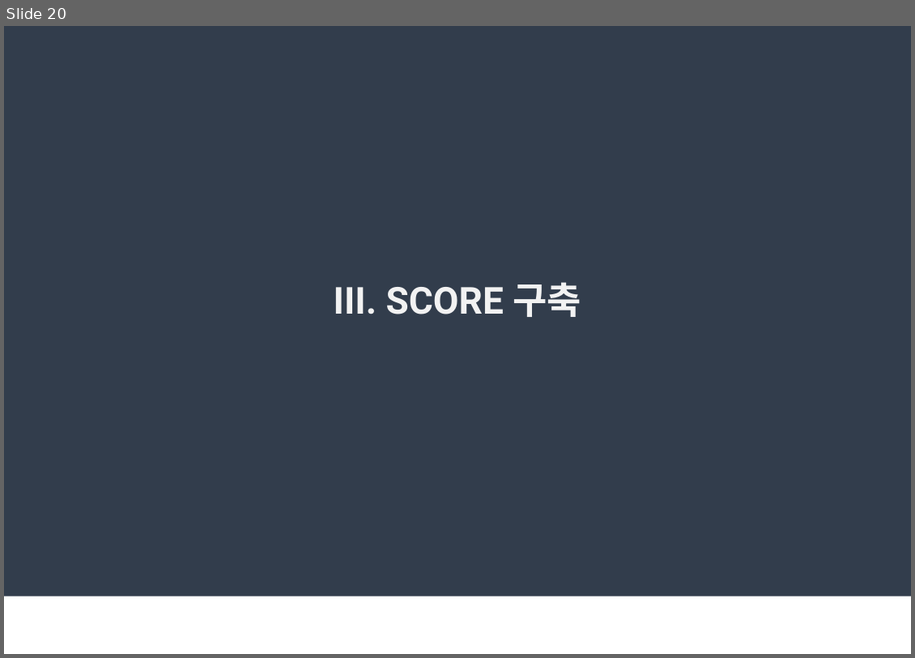
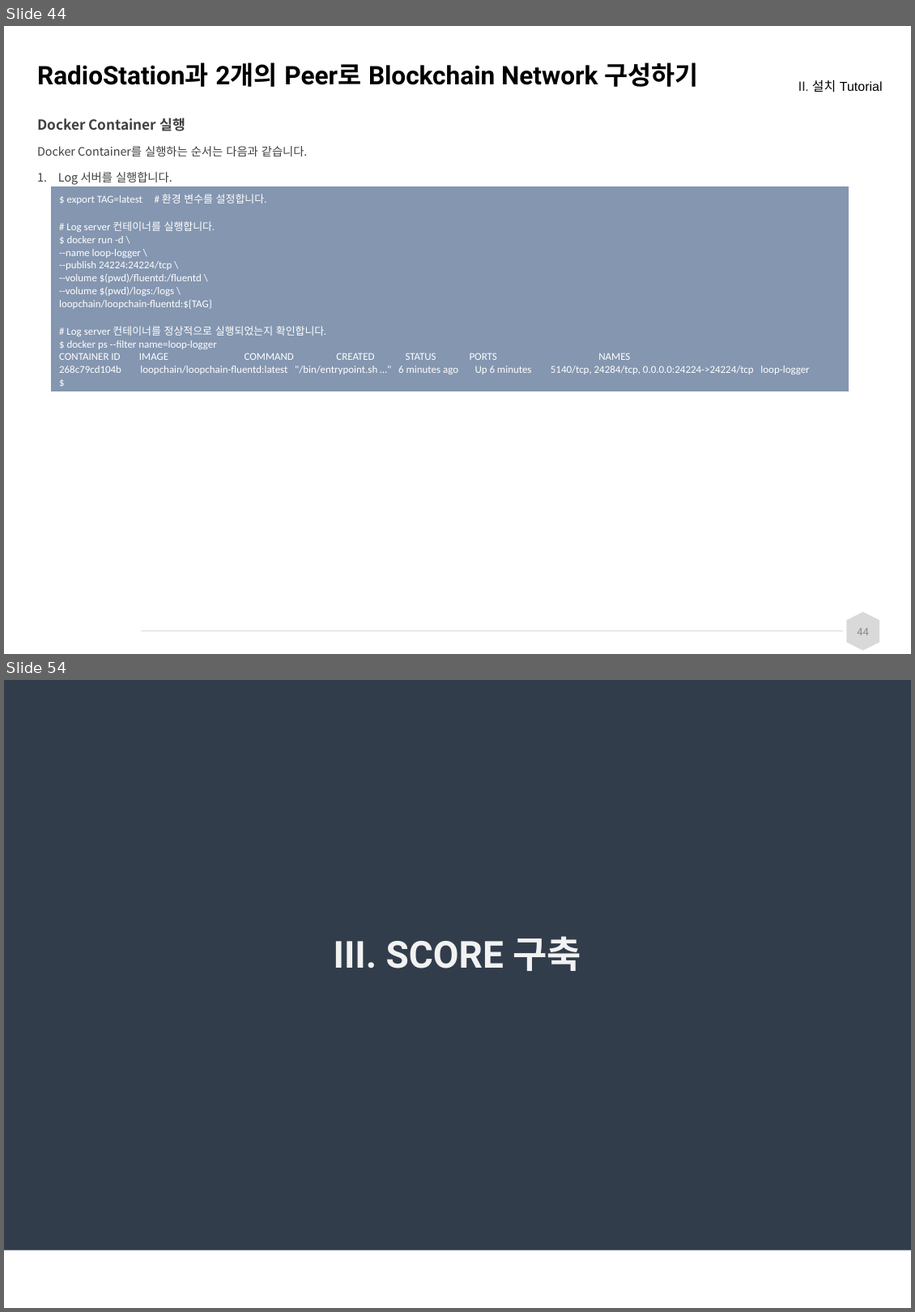
Before and after one commit to spritofwind/loopchain-docs, a slide deck: loopchain_교육_20180322_v0.1.pptx. Shown one above the other, each under a label of ours: slide 20 before the commit, slides 44 and 54 after it; the slides between them are not shown. The pictures are 915x658 and 915x1312 pixels, drawn with LibreOffice and Linux fonts; fonts in the diff are those of the drawing; background and template pictures are left out. Boxes give left, top, right and bottom in pixels: in the first picture for what was removed or moved away, otherwise in the second. Text is boxed around its words. In the diff, an @@ line names an element or a change of style, - is before the commit and + after.

```diff
--- a/loopchain_교육_20180322_v0.1.pptx
+++ b/loopchain_교육_20180322_v0.1.pptx
@@ slide 44 added at (4,26,911,654), background #FFFFFF @@
@@ title added at (37,62,698,87), 22 pt, text #000000, bold @@
+RadioStation과 2개의 Peer로 Blockchain Network 구성하기
@@ text added at (799,79,883,92), 11.1 pt, text #000000 @@
+II. 설치 Tutorial
@@ text added at (37,118,307,185), 10 pt, text #404040 @@
+Docker Container 실행
+Docker Container를 실행하는 순서는 다음과 같습니다.
+1. Log 서버를 실행합니다.
@@ table added at (51,187,849,386), 1 rows, 1 columns @@
+$ export TAG=latest # 환경 변수를 설정합니다. / # Log server 컨테이너를 실행합니다. / $ docker run -d \ / --name loop-logger \ / --publish 24224:24224/tcp \ / --volume $(pwd)/fluentd:/fluentd \ / --volume $(pwd)/logs:/logs \ / loopchain/loopchain-fluentd:${TAG} / # Log server 컨테이너를 정상적으로 실행되었는지 확인합니다. / $ docker ps --filter name=loop-logger / CONTAINER ID IMAGE COMMAND CREATED STATUS PORTS NAMES / 268c79cd104b loopchain/loopchain-fluentd:latest "/bin/entrypoint.sh …" 6 minutes ago Up 6 minutes 5140/tcp, 24284/tcp, 0.0.0.0:24224->24224/tcp loop-logger / $
@@ line added from (142, 632) to (843, 632), #D9D9D9 0.5 pt @@
@@ hexagon added at (846,612,880,651), fill #D9D9D9 @@
@@ page number added at (857,628,869,635), 9 pt, text #8C8C8C @@
+44
@@ what was slide 20 is now slide 54 @@
```
Also in this commit, not shown: 12 slides changed, 55 other slides added, 7 other files.
